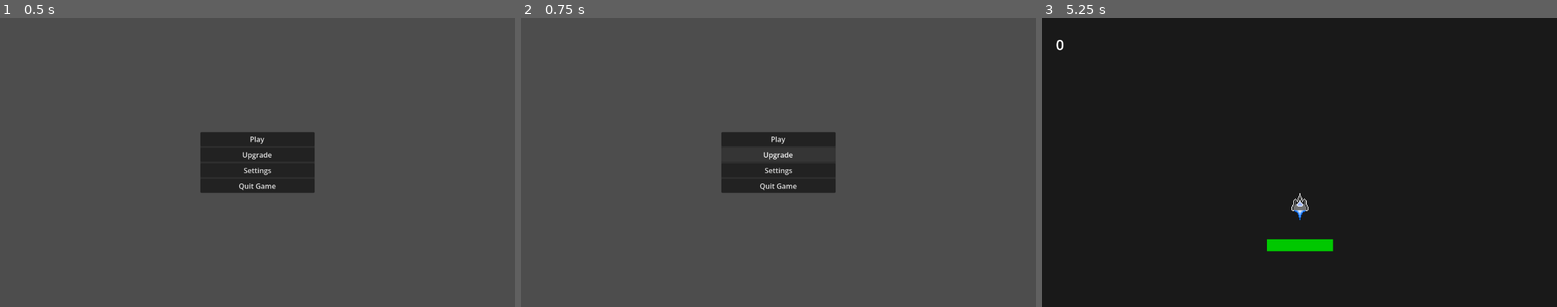
Above: before the commit, frames 1-3 (left to right).
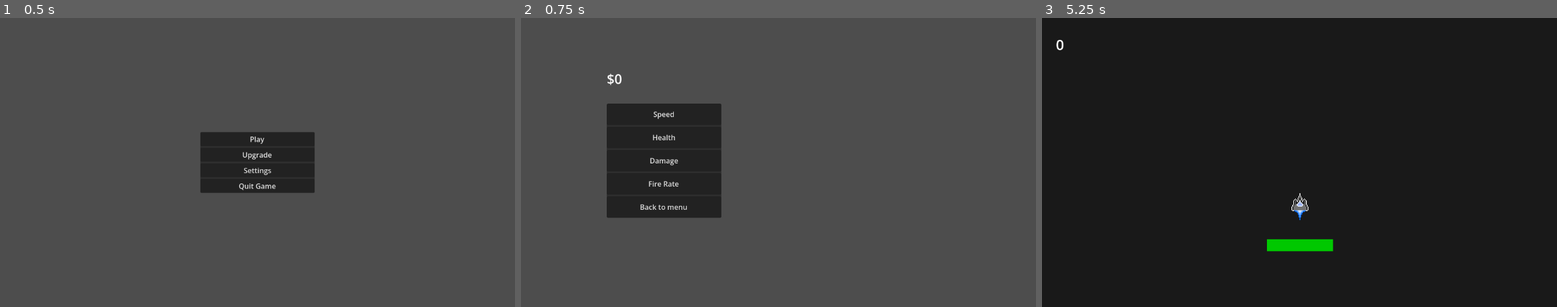
Above: after the commit, the same moments.

Repository: Rng2MAGS/DT--Project-WORTH-MY-ENTIRE-GRADE
Game: Godot game, scene res://scenes/main_menu.tscn
Same seed, same stepped clock (60 frames per second), same inputs: the game is played once before the commit and once after it.
Inputs (mouse positions are in pixels of both pictures, inside the frame that each line leads up to):
- Up to frame 1 (0.5 s): no input
- Up to frame 2 (0.75 s): click "Upgrade" at 0.5 s
- Up to frame 3 (5.25 s): click (1186, 113) at 1.25 s, where only the run after the commit has a clickable "Speed"; click (1186, 136) at 2 s, where only the run after the commit has a clickable "Health"; click (1186, 159) at 2.75 s, where only the run after the commit has a clickable "Damage"; click (1186, 182) at 3.5 s, where only the run after the commit has a clickable "Fire Rate"; click (1186, 205) at 4.25 s, where only the run after the commit has a clickable "Back to menu"; click "Play" at 5 s

Frame 1 is identical in both runs. In frame 2, 12% of the frame differs, in the area x 16-62%, y 19-70%; in frame 3, nothing differs.

Commit message:
17
money

Diff:
--- a/project-worth--my-whole-grade/upgrade_menu.tscn
+++ b/project-worth--my-whole-grade/scenes/upgrade_menu.tscn
@@ -1,10 +1,14 @@
 [gd_scene format=3 uid="uid://cse2orcwl2gds"]
 
-[node name="Control" type="Control" unique_id=1605440995]
+[ext_resource type="Script" uid="uid://b4gegqnfs40k0" path="res://scripts/upgrade_menu.gd" id="1_e3qxy"]
+
+[node name="Control" type="Control" unique_id=1605440995 node_paths=PackedStringArray("money_display")]
 layout_mode = 3
 anchors_preset = 0
 offset_right = 1152.0
 offset_bottom = 648.0
+script = ExtResource("1_e3qxy")
+money_display = NodePath("Label")
 
 [node name="PanelContainer" type="PanelContainer" parent="." unique_id=750347073]
 layout_mode = 1
@@ -48,3 +52,18 @@
 size_flags_vertical = 3
 text = "Back to menu
 "
+
+[node name="Label" type="Label" parent="." unique_id=69680027]
+layout_mode = 0
+offset_left = 192.0
+offset_top = 112.0
+offset_right = 448.0
+offset_bottom = 160.0
+theme_override_font_sizes/font_size = 30
+vertical_alignment = 1
+
+[connection signal="pressed" from="PanelContainer/VBoxContainer/Speed" to="." method="_speed"]
+[connection signal="pressed" from="PanelContainer/VBoxContainer/Health" to="." method="_health"]
+[connection signal="pressed" from="PanelContainer/VBoxContainer/Damage" to="." method="_damage"]
+[connection signal="pressed" from="PanelContainer/VBoxContainer/Fire rate" to="." method="_fire_rate"]
+[connection signal="pressed" from="PanelContainer/VBoxContainer/Back to menu" to="." method="_back_to_menu"]
--- a/project-worth--my-whole-grade/scripts/asteroid.gd
+++ b/project-worth--my-whole-grade/scripts/asteroid.gd
@@ -5,7 +5,6 @@
 @export var asteroid_scene: PackedScene
 @export var pivot: Node2D
 
-signal integer_changed(new_value: int)
 const dead = 0
 const speed = 300.0
 var kill_value: int = 10
--- a/project-worth--my-whole-grade/scripts/background.gd
+++ b/project-worth--my-whole-grade/scripts/background.gd
@@ -6,10 +6,10 @@
 @export var asteroid_scene: PackedScene
 @export var score_display: Label
 var kill_value:int = 10
-
+var reset:int = 0
 
 func _ready() -> void:
-	pass
+	global.score = reset
 
 func _process(_delta: float) -> void:
 	score_display.text = str(global.score)
--- a/project-worth--my-whole-grade/scripts/global.gd
+++ b/project-worth--my-whole-grade/scripts/global.gd
@@ -1,13 +1,15 @@
 extends Node
 
+const score_to_money_conversion_rate:int = 2
 var score: int = 0
 var money: int = 0
 
+
 # Called when the node enters the scene tree for the first time.
 func _ready() -> void:
-	pass # Replace with function body.
+	pass
 
 
 # Called every frame. 'delta' is the elapsed time since the previous frame.
-func _process(delta: float) -> void:
+func _process(_delta: float) -> void:
 	pass
--- a/project-worth--my-whole-grade/scripts/menu_screen.gd
+++ b/project-worth--my-whole-grade/scripts/menu_screen.gd
@@ -1,12 +1,13 @@
 extends Control
-
+func _ready() -> void:
+	global.money += global.score/global.score_to_money_conversion_rate
 
 func _play() -> void:
 		get_tree().call_deferred("change_scene_to_file", "res://scenes/background.tscn")
 
 
 func _upgrade() -> void:
-	pass # Replace with function body.
+		get_tree().call_deferred("change_scene_to_file", "res://scenes/upgrade_menu.tscn")
 
 
 
--- /dev/null
+++ b/project-worth--my-whole-grade/scripts/upgrade_menu.gd
@@ -0,0 +1,31 @@
+extends Control
+
+@export var money_display: Label
+# Called when the node enters the scene tree for the first time.
+func _ready() -> void:
+	pass # Replace with function body.
+
+
+# Called every frame. 'delta' is the elapsed time since the previous frame.
+func _process(_delta: float) -> void:
+	money_display.text = "$"+str(global.money)
+
+
+func _speed() -> void:
+	pass # Replace with function body.
+
+
+func _health() -> void:
+	pass # Replace with function body.
+
+
+func _damage() -> void:
+	pass # Replace with function body.
+
+
+func _fire_rate() -> void:
+	pass # Replace with function body.
+
+
+func _back_to_menu() -> void:
+	get_tree().call_deferred("change_scene_to_file", "res://scenes/main_menu.tscn")
Not shown, added: project-worth--my-whole-grade/scripts/upgrade_menu.gd.uid
